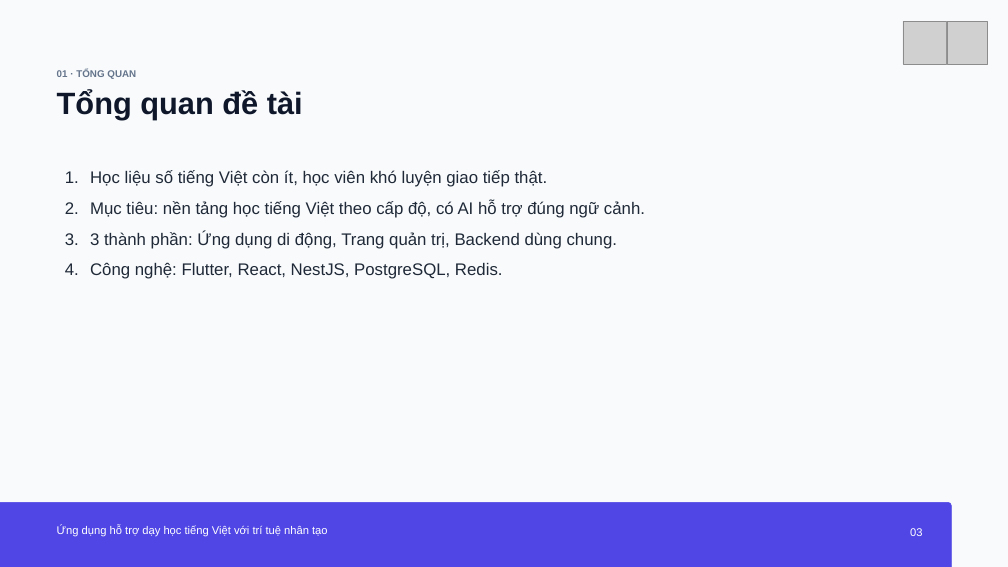
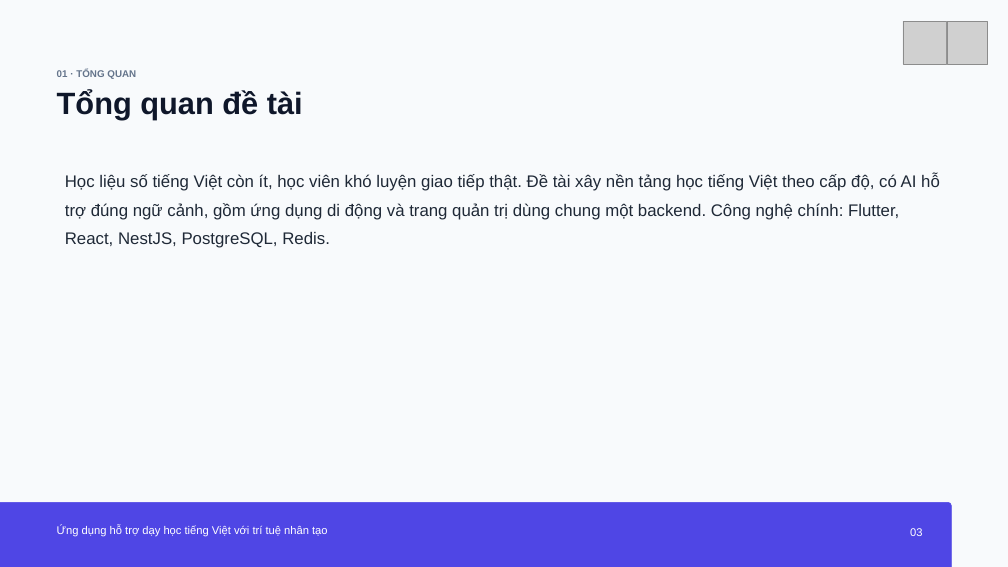
Before and after one commit to PhuVinhAI/LinVNix, a slide deck: slide 3 of BaoCao/kl-da22ttc-nguyenhuynhphuvinh-110122203-linvnix.pptx. Drawn at 1008x567 pixels with LibreOffice and Linux fonts; fonts in the diff are those of the drawing; grey boxes stand for pictures. Boxes give left, top, right and bottom in pixels: in the first picture for what was removed or moved away, otherwise in the second. Text is boxed around its words. In the diff, an @@ line names an element or a change of style, - is before the commit and + after.

Commit message:
update presentation file with revised content

```diff
--- a/BaoCao/kl-da22ttc-nguyenhuynhphuvinh-110122203-linvnix.pptx
+++ b/BaoCao/kl-da22ttc-nguyenhuynhphuvinh-110122203-linvnix.pptx
@@ text at (x1=65, y1=174, x2=940, y2=248): text changed @@
-1. Học liệu số tiếng Việt còn ít, học viên khó luyện giao tiếp thật.
-2. Mục tiêu: nền tảng học tiếng Việt theo cấp độ, có AI hỗ trợ đúng ngữ cảnh.
-3. 3 thành phần: Ứng dụng di động, Trang quản trị, Backend dùng chung.
-4. Công nghệ: Flutter, React, NestJS, PostgreSQL, Redis.
+Học liệu số tiếng Việt còn ít, học viên khó luyện giao tiếp thật. Đề tài xây nền tảng học tiếng Việt theo cấp độ, có AI hỗ trợ đúng ngữ cảnh, gồm ứng dụng di động và trang quản trị dùng chung một backend. Công nghệ chính: Flutter, React, NestJS, PostgreSQL, Redis.
```
